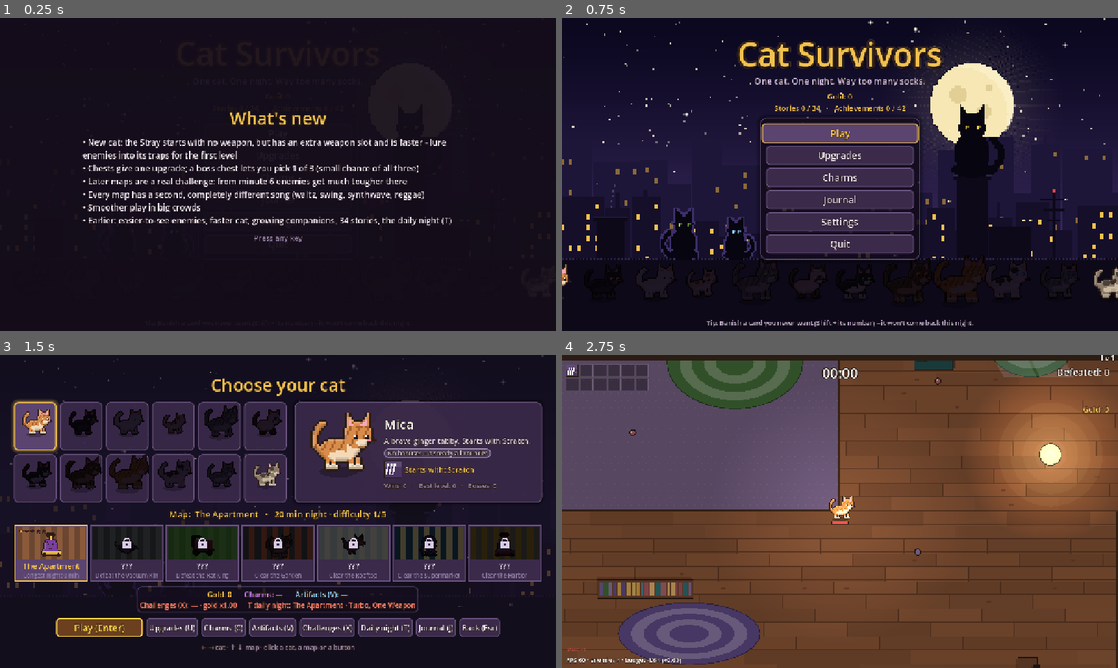
Above: before the commit, frames 1-4 (two rows, left to right).
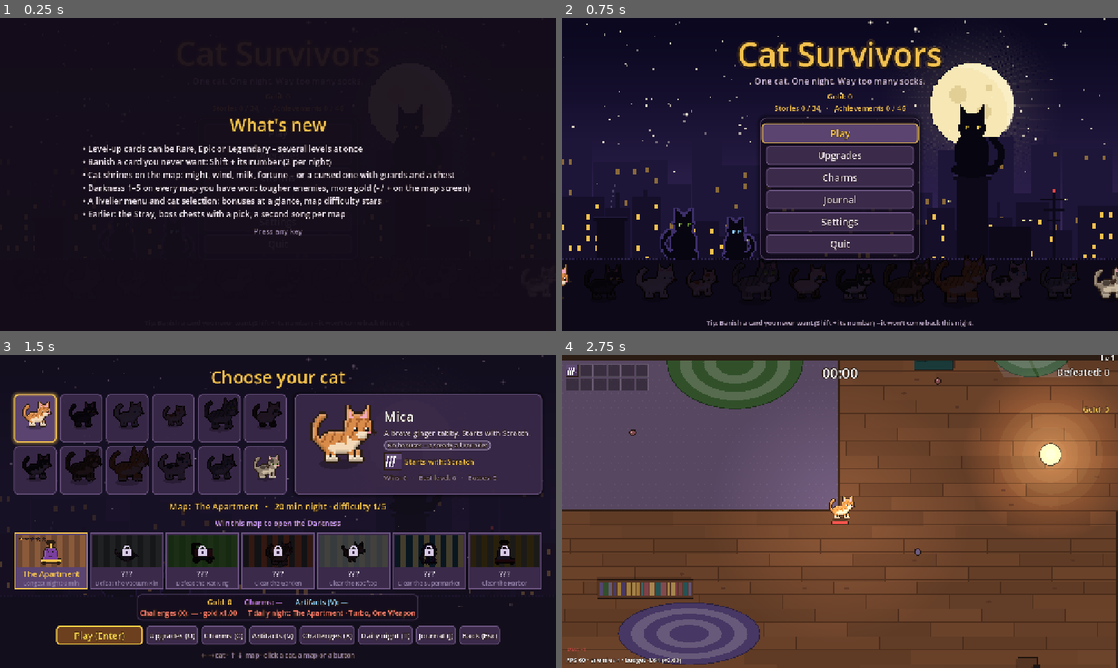
Above: after the commit, the same moments.

Repository: johnniccon01/cat-survivors
Game: Godot game, scene res://scenes/main_menu.tscn
The game is run twice, just before and just after one commit, with the same random seed, the same clock (stepped at 60 frames per second) and the same inputs.
Inputs:
- Up to frame 1 (0.25 s): no input
- Up to frame 2 (0.75 s): click "Play" at 0.5 s
- Up to frame 3 (1.5 s): click "Play" at 1.25 s
- Up to frame 4 (2.75 s): click "Play (Enter)" at 2 s

The runs differ from the first frame. In frame 1, 7.6% of the frame differs, in the area x 14-85%, y 29-72%; in frame 2, less than 0.1%; in frame 3, 31%, in the area x 2-98%, y 4-98%; in frame 4, nothing differs.

Commit message:
Darkness levels, shrine statue, new achievements, news v7
- Darkness 1-5 on every won map: +18 % enemy health, +10 % damage,
  +6 % enemies and +25 % gold per level; a win opens the next level.
  Picked with - / + (or the buttons) on the map screen.
- Achievements: Pilgrim, Into the Dark, The Abyss, Legendary.
- Shrines show a sitting stone cat.

Co-Authored-By: Claude Opus 5.5 <noreply@anthropic.com>

Diff:
--- a/data/achievements.json
+++ b/data/achievements.json
@@ -212,5 +212,29 @@
       "daily_wins"
     ],
     "target": 7
+  },
+  "PILGRIM": {
+    "stats": [
+      "shrines"
+    ],
+    "target": 10
+  },
+  "INTO_THE_DARK": {
+    "stats": [
+      "darkness_wins"
+    ],
+    "target": 1
+  },
+  "ABYSS": {
+    "stats": [
+      "best_darkness"
+    ],
+    "target": 5
+  },
+  "LEGENDARY": {
+    "stats": [
+      "legendary_cards"
+    ],
+    "target": 1
   }
 }
--- a/locale/translations.csv
+++ b/locale/translations.csv
@@ -1356,22 +1356,22 @@
 BRANCH_TARGETING_DESC,Finishes off weakened enemies.,Dorazí oslabených nepriateľov.,Dorazí oslabené nepřátele.
 MENU_PROGRESS,Stories %d / %d   ·   Achievements %d / %d,Príbehy %d / %d   ·   Úspechy %d / %d,Příběhy %d / %d   ·   Úspěchy %d / %d
 NEWS_TITLE,What's new,Čo je nové,Co je nového
-NEWS_TEXT,"• New cat: the Stray starts with no weapon, but has an extra weapon slot and is faster - lure enemies into its traps for the first level
-• Chests give one upgrade; a boss chest lets you pick 1 of 3 (small chance of all three)
-• Later maps are a real challenge: from minute 6 enemies get much tougher there
-• Every map has a second, completely different song (waltz, swing, synthwave, reggae)
-• Smoother play in big crowds
-• Earlier: easier-to-see enemies, faster cat, growing companions, 34 stories, the daily night (T)","• Nová mačka Túlavec: začína bez zbrane, ale má slot navyše a je rýchlejšia – prvý level získaš, keď nalákaš nepriateľov do pascí
-• Truhlice dávajú jedno vylepšenie; truhlica po bossovi ponúkne výber 1 z 3 (malá šanca na všetky tri)
-• Neskoršie mapy sú poriadna výzva: od 6. minúty sú tam nepriatelia oveľa silnejší
-• Každá mapa má druhú, úplne inú pesničku (valčík, swing, synthwave, reggae)
-• Plynulejšia hra pri veľkých davoch
-• Predtým: lepšie viditeľní nepriatelia, rýchlejšia mačka, rastúci spoločníci, 34 príbehov, denná noc (T)","• Nová kočka Tulák: začíná bez zbraně, ale má slot navíc a je rychlejší – první level získáš, když nalákáš nepřátele do pastí
-• Truhly dávají jedno vylepšení; truhla po bossovi nabídne výběr 1 ze 3 (malá šance na všechny tři)
-• Pozdější mapy jsou pořádná výzva: od 6. minuty jsou tam nepřátelé mnohem silnější
-• Každá mapa má druhou, úplně jinou písničku (valčík, swing, synthwave, reggae)
-• Plynulejší hra při velkých davech
-• Dříve: lépe viditelní nepřátelé, rychlejší kočka, rostoucí společníci, 34 příběhů, denní noc (T)"
+NEWS_TEXT,"• Level-up cards can be Rare, Epic or Legendary – several levels at once
+• Banish a card you never want: Shift + its number (2 per night)
+• Cat shrines on the map: might, wind, milk, fortune – or a cursed one with guards and a chest
+• Darkness 1–5 on every map you have won: tougher enemies, more gold (- / + on the map screen)
+• A livelier menu and cat selection: bonuses at a glance, map difficulty stars
+• Earlier: the Stray, boss chests with a pick, a second song per map","• Karty pri leveli môžu byť Vzácne, Epické alebo Legendárne – viac úrovní naraz
+• Kartu, ktorú nechceš, vyhoď: Shift + jej číslo (2 za noc)
+• Mačacie svätyne na mape: sila, vietor, mlieko, šťastie – alebo prekliata so strážcami a truhlicou
+• Temnota 1–5 na každej vyhratej mape: silnejší nepriatelia, viac zlata (- / + pri výbere mapy)
+• Živšie menu a výber mačky: bonusy na prvý pohľad, hviezdičky obtiažnosti máp
+• Predtým: Túlavec, výber z truhlice po bossovi, druhá pesnička na každej mape","• Karty při levelu můžou být Vzácné, Epické nebo Legendární – víc úrovní najednou
+• Kartu, kterou nechceš, vyhoď: Shift + její číslo (2 za noc)
+• Kočičí svatyně na mapě: síla, vítr, mléko, štěstí – nebo prokletá se strážci a truhlou
+• Temnota 1–5 na každé vyhrané mapě: silnější nepřátelé, víc zlata (- / + při výběru mapy)
+• Živější menu a výběr kočky: bonusy na první pohled, hvězdičky obtížnosti map
+• Dříve: Tulák, výběr z truhly po bossovi, druhá písnička na každé mapě"
 NEWS_HINT,Press any key,Stlač ľubovoľný kláves,Stiskni libovolnou klávesu
 CHAIN_GROUP_ANY,Across the maps and anywhere,Cez všetky mapy a kdekoľvek,Přes všechny mapy a kdekoli
 SELECT_DAILY,T daily night: %s · %s,T denná noc: %s · %s,T denní noc: %s · %s
@@ -1435,3 +1435,19 @@
 MENU_TIP_8,The golden mouse runs away – catch it for gold and a chest!,Zlatá myš uteká – chyť ju a dostaneš zlato aj truhlicu!,Zlatá myš utíká – chyť ji a dostaneš zlato i truhlu!
 MENU_TIP_9,Later maps get much tougher after minute 6 – bring a strong build.,Neskoršie mapy sú po 6. minúte oveľa ťažšie – príď so silnou výbavou.,Pozdější mapy jsou po 6. minutě mnohem těžší – přijď se silnou výbavou.
 MENU_TIP_10,The daily night (T) gives +500 gold for the first win of the day.,Denná noc (T) dá +500 zlata za prvú výhru dňa.,Denní noc (T) dá +500 zlata za první výhru dne.
+SELECT_DARKNESS,"Darkness %d: enemies +%d %% health, +%d %% gold  (- / +)","Temnota %d: nepriatelia +%d %% zdravia, +%d %% zlata  (- / +)","Temnota %d: nepřátelé +%d %% zdraví, +%d %% zlata  (- / +)"
+SELECT_DARKNESS_OFF,Darkness off – up to %d open  (- / +),Temnota vypnutá – odomknutá do %d  (- / +),Temnota vypnutá – odemčená do %d  (- / +)
+SELECT_DARKNESS_LOCKED,Win this map to open the Darkness,Vyhraj túto mapu a odomkneš Temnotu,Vyhraj tuto mapu a odemkneš Temnotu
+SELECT_MAP_DARKNESS,Darkness %d won,Temnota %d prekonaná,Temnota %d překonána
+DARKNESS_ON,"Darkness %d: enemies +%d %% health, +%d %% gold","Temnota %d: nepriatelia +%d %% zdravia, +%d %% zlata","Temnota %d: nepřátelé +%d %% zdraví, +%d %% zlata"
+SUMMARY_DARKNESS,Darkness %d: +%d gold,Temnota %d: +%d zlata,Temnota %d: +%d zlata
+SUMMARY_DARKNESS_WON,Darkness %d beaten – the next level is open!,Temnota %d prekonaná – ďalšia úroveň je odomknutá!,Temnota %d překonána – další úroveň je odemčená!
+SUMMARY_DARKNESS_OPEN,The Darkness is open on this map (- / + on the map screen),Na tejto mape sa odomkla Temnota (- / + pri výbere mapy),Na této mapě se odemkla Temnota (- / + při výběru mapy)
+ACH_PILGRIM_NAME,Pilgrim,Pútnik,Poutník
+ACH_PILGRIM_DESC,Wake 10 shrines,Prebuď 10 svätýň,Probuď 10 svatyní
+ACH_INTO_THE_DARK_NAME,Into the Dark,Do temnoty,Do temnoty
+ACH_INTO_THE_DARK_DESC,Win a night in the Darkness,Vyhraj noc v Temnote,Vyhraj noc v Temnotě
+ACH_ABYSS_NAME,The Abyss,Priepasť,Propast
+ACH_ABYSS_DESC,Win at Darkness 5,Vyhraj v Temnote 5,Vyhraj v Temnotě 5
+ACH_LEGENDARY_NAME,Legendary,Legendárne,Legendární
+ACH_LEGENDARY_DESC,Pick a legendary level-up card,Vyber si legendárnu kartu pri leveli,Vyber si legendární kartu při levelu
--- a/scripts/autoload/game_data.gd
+++ b/scripts/autoload/game_data.gd
@@ -99,6 +99,8 @@
 	_add_keys("endless", [KEY_E])
 	_add_keys("challenges", [KEY_X])
 	_add_keys("daily", [KEY_T])
+	_add_keys("darkness_down", [KEY_MINUS, KEY_KP_SUBTRACT, KEY_PAGEDOWN])
+	_add_keys("darkness_up", [KEY_EQUAL, KEY_KP_ADD, KEY_PAGEUP])
 	_add_keys("toggle_numbers", [KEY_N])
 	_add_keys("toggle_shake", [KEY_K])
 	_add_axis("move_left", JOY_AXIS_LEFT_X, -1.0)
--- a/scripts/autoload/profile.gd
+++ b/scripts/autoload/profile.gd
@@ -46,6 +46,12 @@
 var chains: Dictionary = {}
 ## Earned achievement ids.
 var achievements: Array[String] = []
+## Darkness (Death Must Die-like): per map, the level picked for the next
+## night and the highest level won there. Each level makes enemies tougher
+## and pays more gold; winning one opens the next.
+const MAX_DARKNESS := 5
+var darkness: Dictionary = {}
+var darkness_best: Dictionary = {}
 
 
 func _ready() -> void:
@@ -69,6 +75,8 @@
 		selected_stage = cfg.get_value("stages", "selected", selected_stage)
 		for id: String in cfg.get_value("stages", "cleared", []):
 			cleared_stages.append(id)
+		darkness = cfg.get_value("darkness", "selected", {})
+		darkness_best = cfg.get_value("darkness", "best", {})
 		for flag: String in cfg.get_value("story", "flags", []):
 			flags.append(flag)
 		gold = cfg.get_value("shop", "gold", 0)
@@ -150,6 +158,39 @@
 	save()
 
 
+## The highest darkness that can be picked on a map: one above the best
+## won there, once the map has been cleared at all.
+func max_darkness(stage_id: String) -> int:
+	if stage_id not in cleared_stages:
+		return 0
+	return mini(int(darkness_best.get(stage_id, 0)) + 1, MAX_DARKNESS)
+
+
+## The darkness of the next night on `stage_id` (--darkness=N in tests;
+## the daily night is always plain).
+func darkness_for(stage_id: String) -> int:
+	var forced := GameData.arg("--darkness=", "")
+	if forced != "":
+		return int(forced)
+	if daily:
+		return 0
+	return clampi(int(darkness.get(stage_id, 0)), 0, max_darkness(stage_id))
+
+
+func set_darkness(stage_id: String, level: int) -> void:
+	darkness[stage_id] = clampi(level, 0, max_darkness(stage_id))
+	save()
+
+
+## Records a won darkness; true if it was a new best.
+func win_darkness(stage_id: String, level: int) -> bool:
+	if level <= int(darkness_best.get(stage_id, 0)):
+		return false
+	darkness_best[stage_id] = level
+	save()
+	return true
+
+
 ## A stage is open when the stage it requires has been cleared.
 func is_stage_unlocked(stage_id: String) -> bool:
 	var stage: Dictionary = GameData.stages.get(stage_id, {})
@@ -413,6 +454,8 @@
 	cfg.set_value("cats", "selected", selected_cat)
 	cfg.set_value("stages", "selected", selected_stage)
 	cfg.set_value("stages", "cleared", cleared_stages)
+	cfg.set_value("darkness", "selected", darkness)
+	cfg.set_value("darkness", "best", darkness_best)
 	cfg.set_value("story", "flags", flags)
 	cfg.set_value("shop", "gold", gold)
 	cfg.set_value("streak", "current", streak)
--- a/scripts/main.gd
+++ b/scripts/main.gd
@@ -157,6 +157,7 @@
 var _music_track := ""
 ## The day track picked for this run (see _map_music).
 var _day_music := ""
+var _darkness_shown := false
 ## The level-up cards on screen (rerolls and banishes replace them).
 var _shown_offers: Array[Dictionary] = []
 var _golden_t: float = GOLDEN_EVERY[0]
@@ -700,6 +701,8 @@
 
 func _on_offer_chosen(offer: Dictionary) -> void:
 	Audio.play("select", -6.0, 0.0)
+	if int(offer.get("grade", 0)) >= 3:
+		Profile.add_stat("legendary_cards")
 	Upgrades.apply(player, offer)
 	_next_modal()
 
@@ -814,6 +817,17 @@
 		lines.append(tr("SUMMARY_CHARMS_KEPT") % _charm_names())
 		if refund > 0:
 			lines.append(tr("SUMMARY_CHARMS_DUPES") % refund)
+	if spawner.darkness > 0:
+		var dark_bonus := floori(gold * Spawner.DARKNESS_GOLD * spawner.darkness)
+		gold += dark_bonus
+		lines.append(tr("SUMMARY_DARKNESS") % [spawner.darkness, dark_bonus])
+		if kind == "victory":
+			Profile.add_stat("darkness_wins")
+			Profile.set_stat_max("best_darkness", spawner.darkness)
+			if Profile.win_darkness(spawner.stage_id, spawner.darkness):
+				lines.append(tr("SUMMARY_DARKNESS_WON") % spawner.darkness)
+	elif kind == "victory" and Profile.max_darkness(spawner.stage_id) > 0 and int(Profile.darkness_best.get(spawner.stage_id, 0)) == 0:
+		lines.append(tr("SUMMARY_DARKNESS_OPEN"))
 	if not Profile.challenges.is_empty():
 		var bonus := floori(gold * (Profile.challenge_gold() - 1.0))
 		gold += bonus
@@ -940,6 +954,9 @@
 	if Profile.daily and spawner.elapsed < 1.0 and not _challenge_shown:
 		_challenge_shown = true
 		hud.show_banner(tr("DAILY_ON") % ", ".join(Profile.challenges.map(func(c: String) -> String: return tr("CHALLENGE_%s_NAME" % c))), 4.0)
+	if spawner.darkness > 0 and spawner.elapsed < 1.0 and not _darkness_shown:
+		_darkness_shown = true
+		hud.show_banner(tr("DARKNESS_ON") % [spawner.darkness, roundi(Spawner.DARKNESS_HP * spawner.darkness * 100.0), roundi(Spawner.DARKNESS_GOLD * spawner.darkness * 100.0)], 4.5)
 	if not Profile.challenges.is_empty() and spawner.elapsed < 1.0 and not _challenge_shown:
 		_challenge_shown = true
 		hud.show_banner(tr("CHALLENGES_ON") % [", ".join(Profile.challenges.map(func(c: String) -> String: return tr("CHALLENGE_%s_NAME" % c))), Profile.challenge_gold()], 4.0)
--- a/scripts/spawner.gd
+++ b/scripts/spawner.gd
@@ -95,6 +95,7 @@
 	_enemies = enemies
 	stage_id = Profile.selected_stage
 	_stage = GameData.stages[stage_id]
+	darkness = Profile.darkness_for(stage_id)
 	_lull_timer = randf_range(LULL_EVERY[0], LULL_EVERY[1])
 	# Every run shifts the timed events a little.
 	for ev: Dictionary in _stage.get("events", []):
@@ -128,7 +129,7 @@
 
 ## Spawn budget right now: rolled range x minute intensity x curse x mercy.
 func alive_cap() -> int:
-	var b := _cap * intensity() * _player.stat("curse") * minf(1.0 + 0.04 * endless_minutes(), 1.6)
+	var b := _cap * intensity() * _player.stat("curse") * minf(1.0 + 0.04 * endless_minutes(), 1.6) * (1.0 + DARKNESS_CROWD * darkness)
 	if _player.hp < _player.max_hp * MERCY_HP:
 		b *= MERCY
 	return roundi(b)
@@ -168,6 +169,12 @@
 	_roll_cap()
 
 
+## Per darkness level: enemy health, damage and numbers, and gold.
+const DARKNESS_HP := 0.18
+const DARKNESS_DAMAGE := 0.1
+const DARKNESS_CROWD := 0.06
+const DARKNESS_GOLD := 0.25
+var darkness := 0
 const EARLY_EASE := 0.7
 const CHALLENGE_FROM := 6.0
 const CHALLENGE_FULL := 20.0
@@ -177,7 +184,7 @@
 ## Health multiplier for enemies spawned right now.
 func hp_multiplier() -> float:
 	var level_bonus := maxf(_player.level - LEVEL_SCALING_FROM, 0) * LEVEL_SCALING
-	return float(current_wave().get("hp_mult", 1.0)) * (1.0 + level_bonus) * _player.stat("curse") * endless_factor() * early_ease() * challenge()
+	return float(current_wave().get("hp_mult", 1.0)) * (1.0 + level_bonus) * _player.stat("curse") * endless_factor() * early_ease() * challenge() * (1.0 + DARKNESS_HP * darkness)
 
 
 ## The map's challenge ("challenge" in stages.json): later maps grow tougher
@@ -231,7 +238,7 @@
 	if _player == null or _player.is_dead:
 		return
 	elapsed += delta
-	_enemies.damage_mult = (1.0 + DAMAGE_PER_MINUTE_SQ * pow(elapsed / 60.0, 2.0)) * early_ease() * sqrt(challenge())
+	_enemies.damage_mult = (1.0 + DAMAGE_PER_MINUTE_SQ * pow(elapsed / 60.0, 2.0)) * early_ease() * sqrt(challenge()) * (1.0 + DARKNESS_DAMAGE * darkness)
 	_enemies.speed_mult = 1.0 + minf(SPEED_PER_MINUTE * elapsed / 60.0, SPEED_MAX_BONUS) + minf(ENDLESS_SPEED_PER_MINUTE * endless_minutes(), ENDLESS_SPEED_MAX)
 	if _cleared:
 		return
--- a/scripts/ui/character_select.gd
+++ b/scripts/ui/character_select.gd
@@ -37,6 +37,9 @@
 var _chips: HFlowContainer
 var _play: Button
 var _hover := -1
+var _dark_label: Label
+var _dark_minus: Button
+var _dark_plus: Button
 var _t := 0.0
 ## Cat bonus stat -> [translation key, multiplier for the shown number, colour].
 const BONUS_TEXT := {
@@ -199,6 +202,19 @@
 	# Middle: the maps.
 	_stage_label = _label(20, GOLD)
 	root.add_child(_stage_label)
+	# Darkness of the chosen map: - and + (or the keys).
+	var dark_row := HBoxContainer.new()
+	dark_row.alignment = BoxContainer.ALIGNMENT_CENTER
+	dark_row.add_theme_constant_override("separation", 8)
+	root.add_child(dark_row)
+	_dark_minus = UiStyle.click_button("-", 36, 20)
+	_dark_minus.pressed.connect(_change_darkness.bind(-1))
+	dark_row.add_child(_dark_minus)
+	_dark_label = _label(17, Color("c79bff"))
+	dark_row.add_child(_dark_label)
+	_dark_plus = UiStyle.click_button("+", 36, 20)
+	_dark_plus.pressed.connect(_change_darkness.bind(1))
+	dark_row.add_child(_dark_plus)
 	var maps := HBoxContainer.new()
 	maps.alignment = BoxContainer.ALIGNMENT_CENTER
 	maps.add_theme_constant_override("separation", 8)
@@ -385,12 +401,37 @@
 	for i in _map_cards.size():
 		_map_cards[i].selected = i == _stage_index
 	var stage_id := _stage_ids[_stage_index]
+	_refresh_darkness(stage_id)
 	if Profile.is_stage_unlocked(stage_id):
 		var stage: Dictionary = GameData.stages[stage_id]
 		var info := tr("SELECT_STAGE_INFO") % [int(stage.get("duration_minutes", 30)), MapCard.difficulty(stage_id)]
 		_stage_label.text = "%s  %s   ·   %s" % [tr("SELECT_STAGE"), tr("STAGE_%s_NAME" % stage_id), info]
 	else:
 		_stage_label.text = "%s  ??? – %s" % [tr("SELECT_STAGE"), tr("STAGE_%s_HINT" % stage_id)]
+
+
+func _change_darkness(step: int) -> void:
+	var stage_id := _stage_ids[_stage_index]
+	var top := Profile.max_darkness(stage_id)
+	if top == 0:
+		Audio.play("hurt", -12.0, 0.0)
+		return
+	Profile.set_darkness(stage_id, Profile.darkness_for(stage_id) + step)
+	Audio.play("click", -6.0, 0.0)
+	_refresh()
+
+
+func _refresh_darkness(stage_id: String) -> void:
+	var top := Profile.max_darkness(stage_id)
+	var level := Profile.darkness_for(stage_id)
+	_dark_minus.visible = top > 0
+	_dark_plus.visible = top > 0
+	if top == 0:
+		_dark_label.text = tr("SELECT_DARKNESS_LOCKED")
+	elif level == 0:
+		_dark_label.text = tr("SELECT_DARKNESS_OFF") % top
+	else:
+		_dark_label.text = tr("SELECT_DARKNESS") % [level, roundi(Spawner.DARKNESS_HP * level * 100.0), roundi(Spawner.DARKNESS_GOLD * level * 100.0)]
 
 
 func _on_map_input(event: InputEvent, i: int) -> void:
@@ -423,6 +464,10 @@
 		_artifacts.open()
 	elif event.is_action_pressed("daily"):
 		_start_daily()
+	elif event.is_action_pressed("darkness_down"):
+		_change_darkness(-1)
+	elif event.is_action_pressed("darkness_up"):
+		_change_darkness(1)
 	elif event.is_action_pressed("move_left") or event.is_action_pressed("ui_left"):
 		_index = (_index - 1 + _ids.size()) % _ids.size()
 		Audio.play("click", -6.0, 0.0)
--- a/scripts/ui/map_card.gd
+++ b/scripts/ui/map_card.gd
@@ -67,6 +67,9 @@
 	var title := tr("STAGE_%s_NAME" % stage_id) if open else "???"
 	draw_string(font, Vector2(8, 100), title, HORIZONTAL_ALIGNMENT_CENTER, size.x - 16, 18, UiStyle.GOLD if selected else UiStyle.TEXT)
 	var sub := tr("SELECT_MAP_BEST") % Profile.get_stat("best_minutes:" + stage_id) if open else tr("STAGE_%s_HINT" % stage_id)
+	var best_dark := int(Profile.darkness_best.get(stage_id, 0))
+	if open and best_dark > 0:
+		sub = tr("SELECT_MAP_DARKNESS") % best_dark
 	draw_string(font, Vector2(8, 120), sub, HORIZONTAL_ALIGNMENT_CENTER, size.x - 16, 13, UiStyle.MUTED)
 	draw_rect(r, UiStyle.GOLD if selected else UiStyle.BORDER, false, 3.0 if selected else 2.0)
 
--- a/scripts/ui/news_panel.gd
+++ b/scripts/ui/news_panel.gd
@@ -5,7 +5,7 @@
 
 signal closed
 
-const VERSION := 6
+const VERSION := 7
 
 var _ready_for_input := false
 
--- a/scripts/world/shrine.gd
+++ b/scripts/world/shrine.gd
@@ -135,16 +135,28 @@
 	draw_rect(Rect2(-15, -2, 30, 16), OUTLINE)
 	draw_rect(Rect2(-14, -1, 28, 14), Color("8c8478"))
 	draw_rect(Rect2(-14, -1, 28, 3), Color("a8a094"))
+	# A sitting stone cat: tail curled round, pointed ears, gem on the chest.
 	var body := Color("6a6258") if used else Color("b8b0a4")
-	draw_circle(Vector2(0, -12), 9.0, OUTLINE)
-	draw_circle(Vector2(0, -12), 8.0, body)
-	draw_circle(Vector2(0, -24), 6.5, OUTLINE)
-	draw_circle(Vector2(0, -24), 5.5, body)
+	var shade := body.darkened(0.25)
+	draw_arc(Vector2(7, -4), 6.0, -PI * 0.5, PI * 0.6, 10, OUTLINE, 4.5)
+	draw_arc(Vector2(7, -4), 6.0, -PI * 0.5, PI * 0.6, 10, shade, 2.5)
+	draw_colored_polygon(Shapes.ellipse(Vector2(0, -9), 9.5, 11.5), OUTLINE)
+	draw_colored_polygon(Shapes.ellipse(Vector2(0, -9), 8.5, 10.5), body)
 	for side: float in [-1.0, 1.0]:
-		var ear := PackedVector2Array([Vector2(side * 2, -28), Vector2(side * 6.5, -34), Vector2(side * 6, -25)])
-		draw_colored_polygon(ear, body)
+		var ear := PackedVector2Array([Vector2(side * 1.5, -28), Vector2(side * 6.5, -35), Vector2(side * 7, -25)])
+		draw_colored_polygon(ear, OUTLINE)
+		var inner := PackedVector2Array([Vector2(side * 2.5, -27.5), Vector2(side * 6, -33), Vector2(side * 6.2, -26)])
+		draw_colored_polygon(inner, body)
+	draw_circle(Vector2(0, -24), 7.0, OUTLINE)
+	draw_circle(Vector2(0, -24), 6.0, body)
+	# Closed eyes, a calm statue.
+	draw_line(Vector2(-4, -24), Vector2(-1.5, -23.5), OUTLINE, 1.0)
+	draw_line(Vector2(1.5, -23.5), Vector2(4, -24), OUTLINE, 1.0)
+	draw_line(Vector2(-3, 0), Vector2(-3, -5), shade, 1.5)
+	draw_line(Vector2(3, 0), Vector2(3, -5), shade, 1.5)
 	var glow := 0.5 + 0.5 * sin(_t * 4.0)
 	if not used:
 		draw_circle(Vector2(0, -12), 6.0 + glow * 3.0, Color(c, 0.25))
+		draw_circle(Vector2(0, -24), 14.0 + glow * 2.0, Color(c, 0.08))
 	draw_circle(Vector2(0, -12), 3.5, c if not used else c.darkened(0.6))
 	draw_circle(Vector2(-1, -13), 1.2, Color(1, 1, 1, 0.8 if not used else 0.2))
Binary file changed: locale/translations.cs.translation
Binary file changed: locale/translations.en.translation
Binary file changed: locale/translations.sk.translation
Not shown, changed: PLAN.md
Not shown, changed: tools/run_checks.sh
